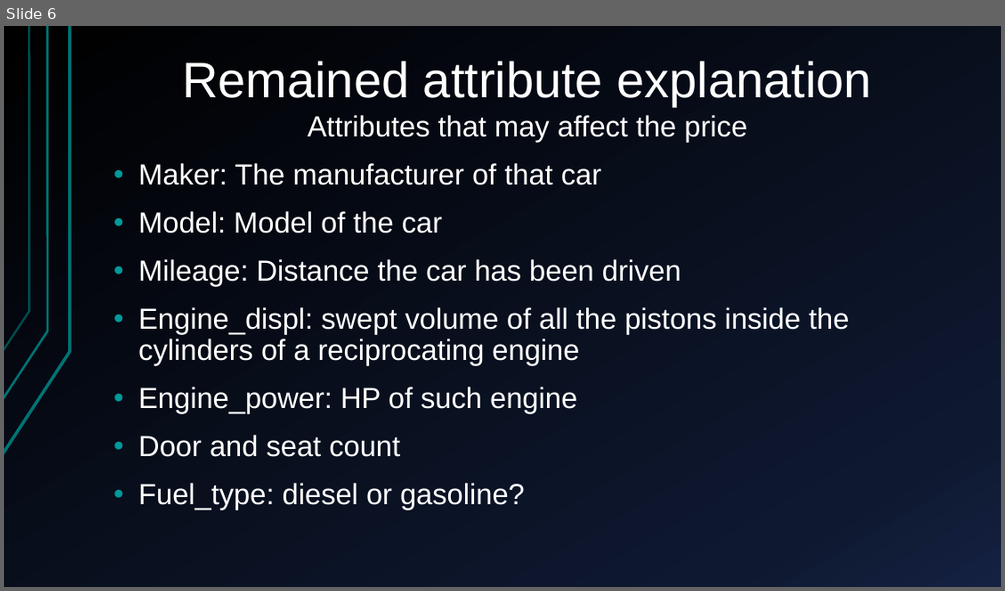
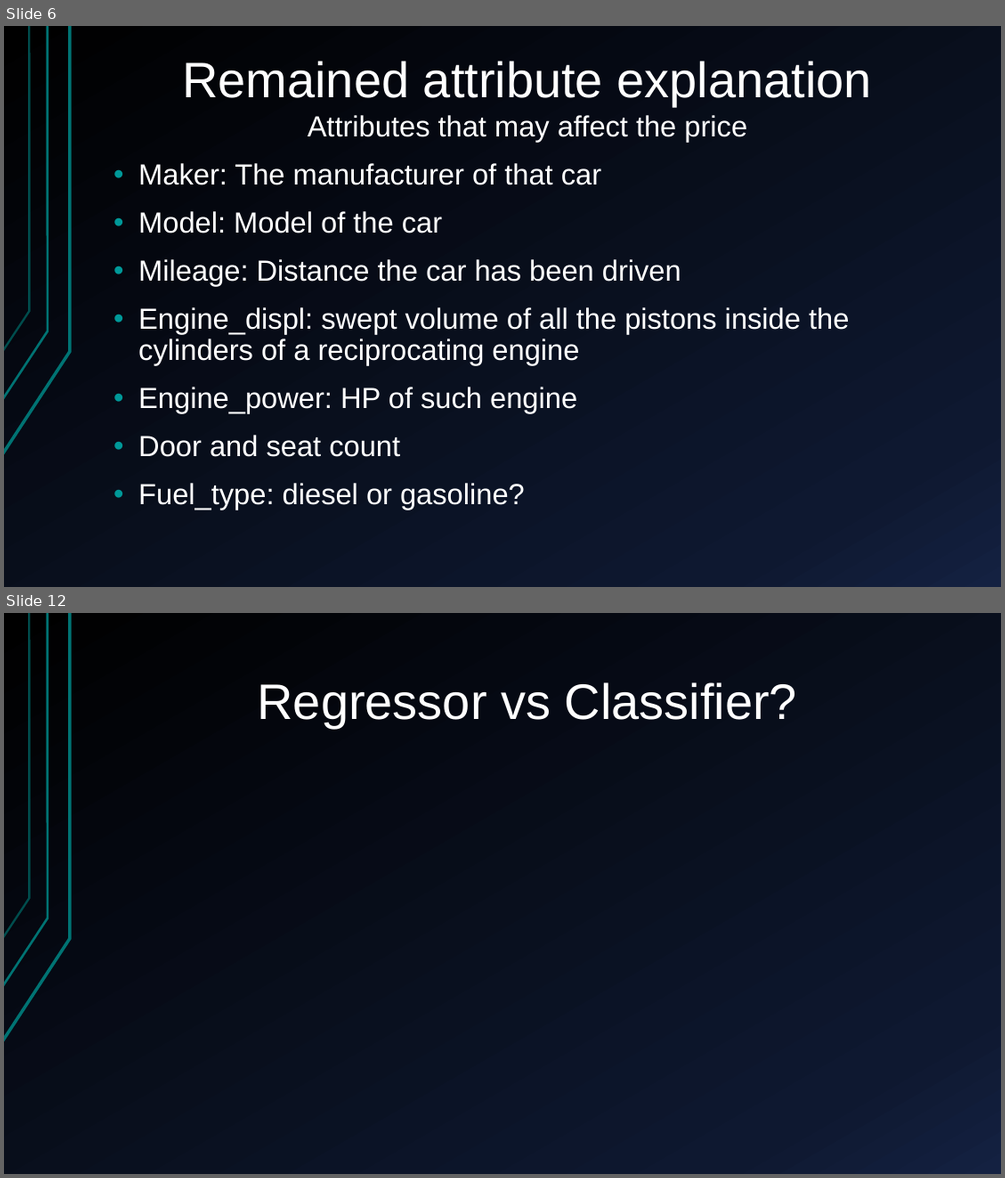
Before and after one commit to Alfons0329/Machine_Learning_Fall_2017, a slide deck: Final_proj/Presentation.pptx. Shown one above the other, each under a label of ours: slide 6 before the commit, slides 6 and 12 after it; the slides between them are not shown. The pictures are 1005x591 and 1005x1178 pixels, drawn with LibreOffice and Linux fonts; fonts in the diff are those of the drawing. Boxes give left, top, right and bottom in pixels: in the first picture for what was removed or moved away, otherwise in the second. Text is boxed around its words. In the diff, an @@ line names an element or a change of style, - is before the commit and + after.

```diff
--- a/Final_proj/Presentation.pptx
+++ b/Final_proj/Presentation.pptx
@@ slide 12 added at [4,613,1001,1174], background gradient #000000 to #0F1931 to #142242; not listed: 3 template elements that a slide beside it also shows @@
@@ title added at [257,682,797,728], 48 pt, text #FFFFFF @@
+Regressor vs Classifier?
```
Also in this commit, not shown: 2 slides changed, 3 other slides added, 9 slides removed.
